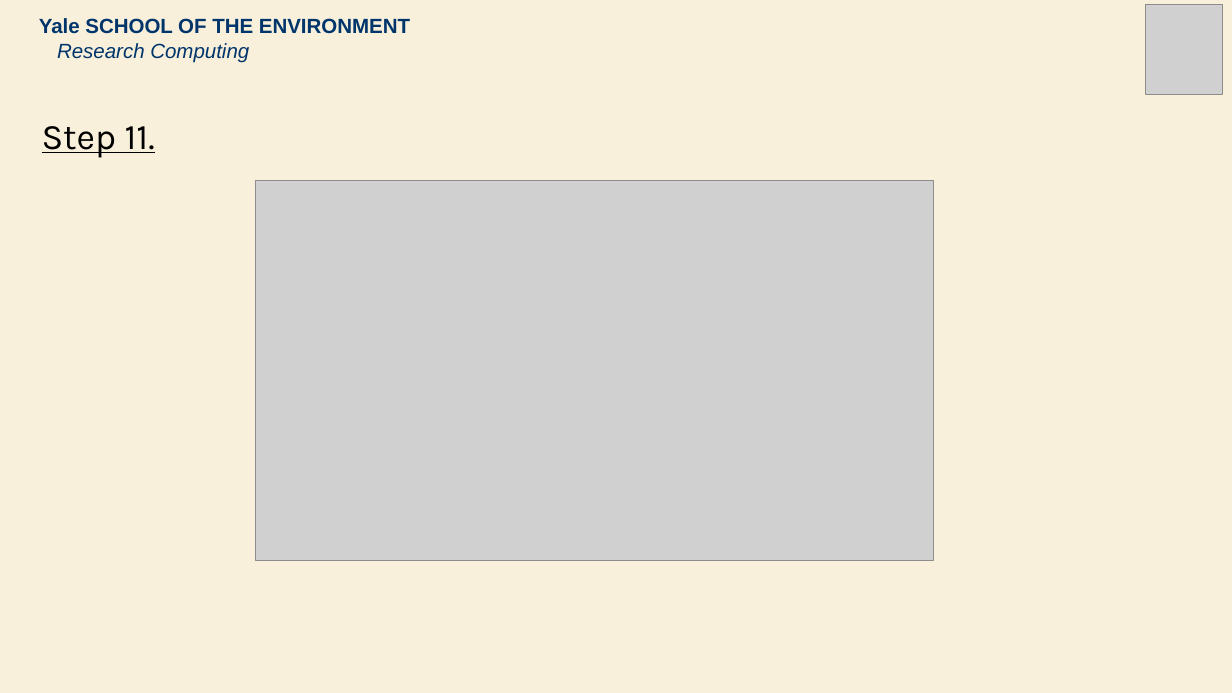
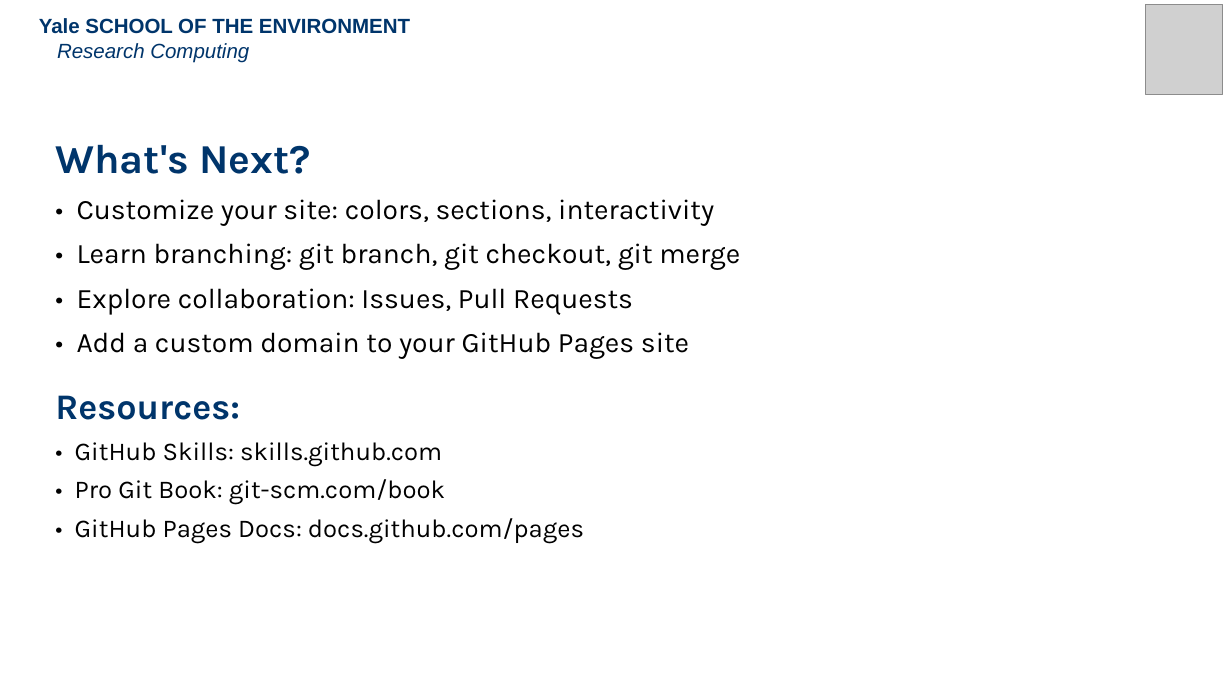
Before and after one commit to mitchellxh/git-workshop-2, a slide deck: slide 13 of 2026-Git-2.1.pptx (slide 12 before the commit). Drawn at 1232x693 pixels with LibreOffice and Linux fonts; fonts in the diff are those of the drawing; grey boxes stand for pictures. Boxes give left, top, right and bottom in pixels: in the first picture for what was removed or moved away, otherwise in the second. Text is boxed around its words. In the diff, an @@ line names an element or a change of style, - is before the commit and + after.

Commit message:
Rebuild slide deck for Part 2: GitHub Pages workshop
13 slides covering: overview, Part 1 recap, GitHub Pages intro,
Activities 1-5 (clone, personalize, push, enable Pages, iterate),
git workflow summary, and next steps/resources.

```diff
--- a/2026-Git-2.1.pptx
+++ b/2026-Git-2.1.pptx
@@ background #F9F0DB to #FFFFFF @@
@@ text removed at bbox=[42, 126, 155, 158] @@
-Step 11.
@@ text added at bbox=[55, 144, 740, 543], 22 pt, text #000000 @@
+What's Next?
+• Customize your site: colors, sections, interactivity
+• Learn branching: git branch, git checkout, git merge
+• Explore collaboration: Issues, Pull Requests
+• Add a custom domain to your GitHub Pages site
+Resources:
+• GitHub Skills: skills.github.com
+• Pro Git Book: git-scm.com/book
+• GitHub Pages Docs: docs.github.com/pages
@@ picture removed at bbox=[256, 181, 934, 560] @@
```
Also in this commit, not shown: 10 other slides changed, 2 slides added, 2 slides removed, 1 other file.
